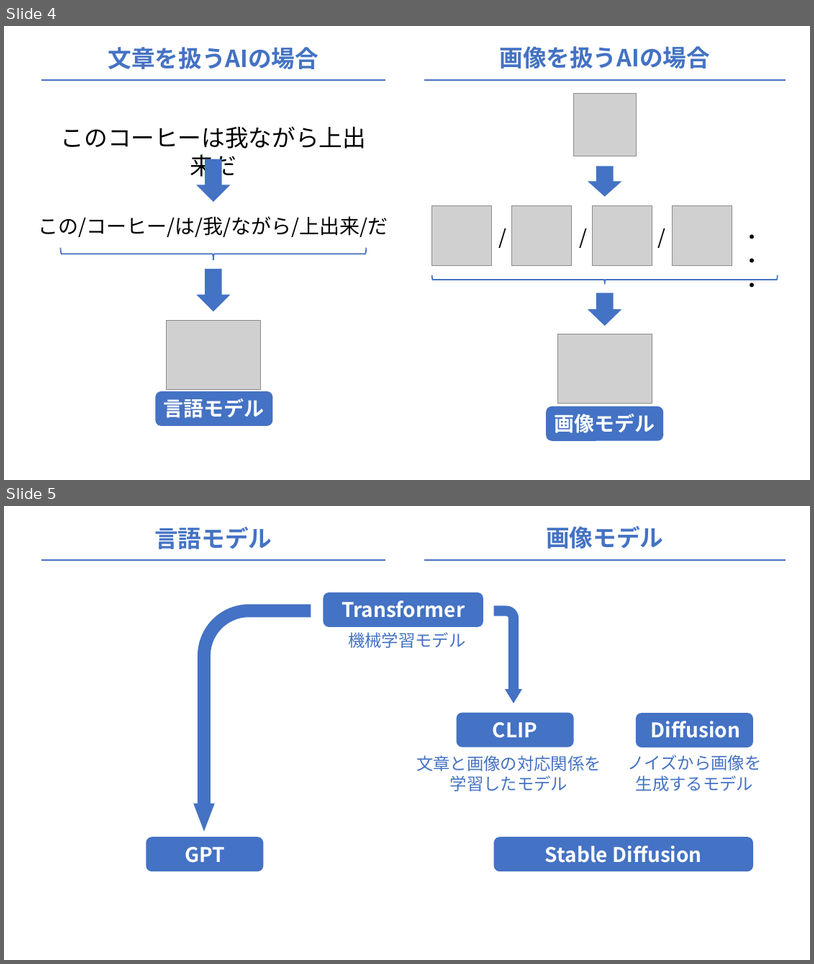
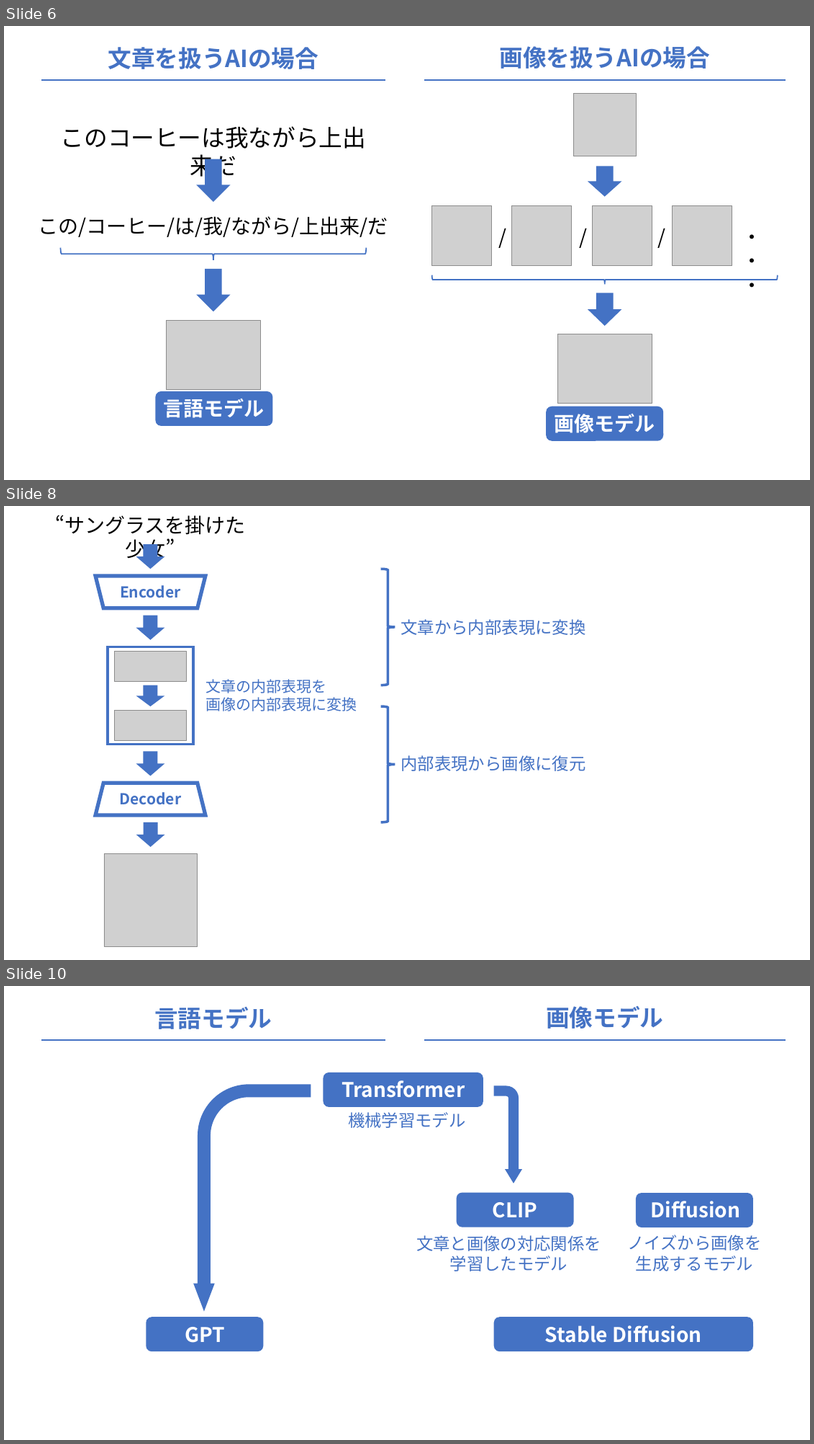
Before and after one commit to liber-craft-co-ltd/book_impress_text-image-basic, a slide deck: images.pptx. Shown one above the other, each under a label of ours: slides 4 and 5 before the commit, slides 6, 8 and 10 after it; the slides between them are not shown. The pictures are 814x964 and 814x1444 pixels, drawn with LibreOffice and Linux fonts; fonts in the diff are those of the drawing; grey boxes stand for pictures; background and template pictures are left out. Boxes give left, top, right and bottom in pixels: in the first picture for what was removed or moved away, otherwise in the second. Text is boxed around its words. In the diff, an @@ line names an element or a change of style, - is before the commit and + after.

```diff
--- a/images.pptx
+++ b/images.pptx
@@ slide 8 added at box(4, 506, 810, 960), background #FFFFFF @@
@@ text added at box(55, 515, 246, 562), 24 pt, text #000000 @@
+“サングラスを掛けた少女”
@@ down arrow added at box(136, 544, 165, 569), fill #4472C4 @@
@@ left brace added at box(381, 569, 395, 685), outline #4472C4 3 pt @@
@@ trapezoid added at box(95, 576, 206, 608), outline #4472C4 4.5 pt @@
@@ text added at box(120, 585, 181, 598), 18 pt, text #4472C4, bold @@
+Encoder
@@ down arrow added at box(136, 615, 165, 640), fill #4472C4 @@
@@ text added at box(401, 619, 586, 635), 20 pt, text #4472C4 @@
+文章から内部表現に変換
@@ rounded rectangle added at box(108, 646, 193, 744), outline #4472C4 3 pt @@
@@ picture added at box(115, 651, 187, 681) @@
@@ down arrow added at box(136, 685, 165, 706), fill #4472C4 @@
@@ text added at box(206, 679, 358, 711), 18 pt, text #4472C4 @@
+文章の内部表現を
+画像の内部表現に変換
@@ picture added at box(115, 710, 187, 741) @@
@@ left brace added at box(381, 706, 395, 822), outline #4472C4 3 pt @@
@@ down arrow added at box(136, 751, 165, 776), fill #4472C4 @@
@@ text added at box(401, 755, 586, 771), 20 pt, text #4472C4 @@
+内部表現から画像に復元
@@ trapezoid added at box(95, 783, 206, 815), outline #4472C4 4.5 pt @@
@@ text added at box(120, 792, 182, 805), 18 pt, text #4472C4, bold @@
+Decoder
@@ down arrow added at box(136, 822, 165, 847), fill #4472C4 @@
@@ picture added at box(104, 854, 197, 947) @@
@@ what was slide 4 is now slide 6 @@
@@ what was slide 5 is now slide 10 @@
```
Also in this commit, not shown: 3 slides changed, 5 other slides added, 43 other files.
